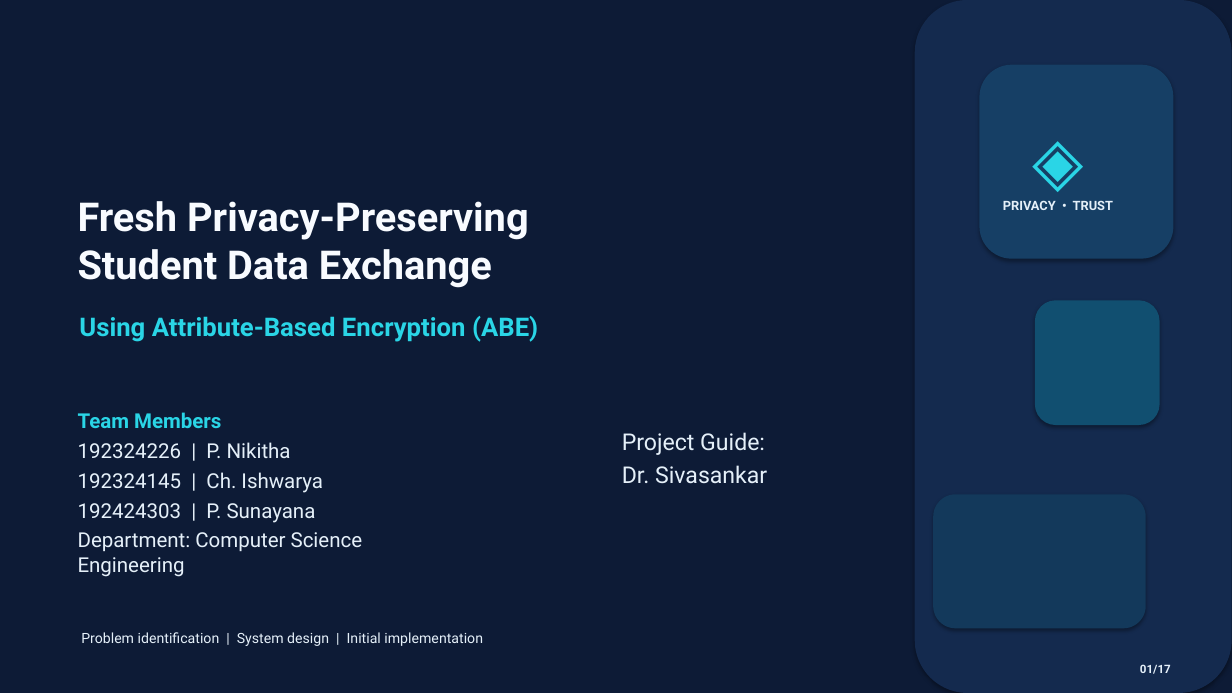
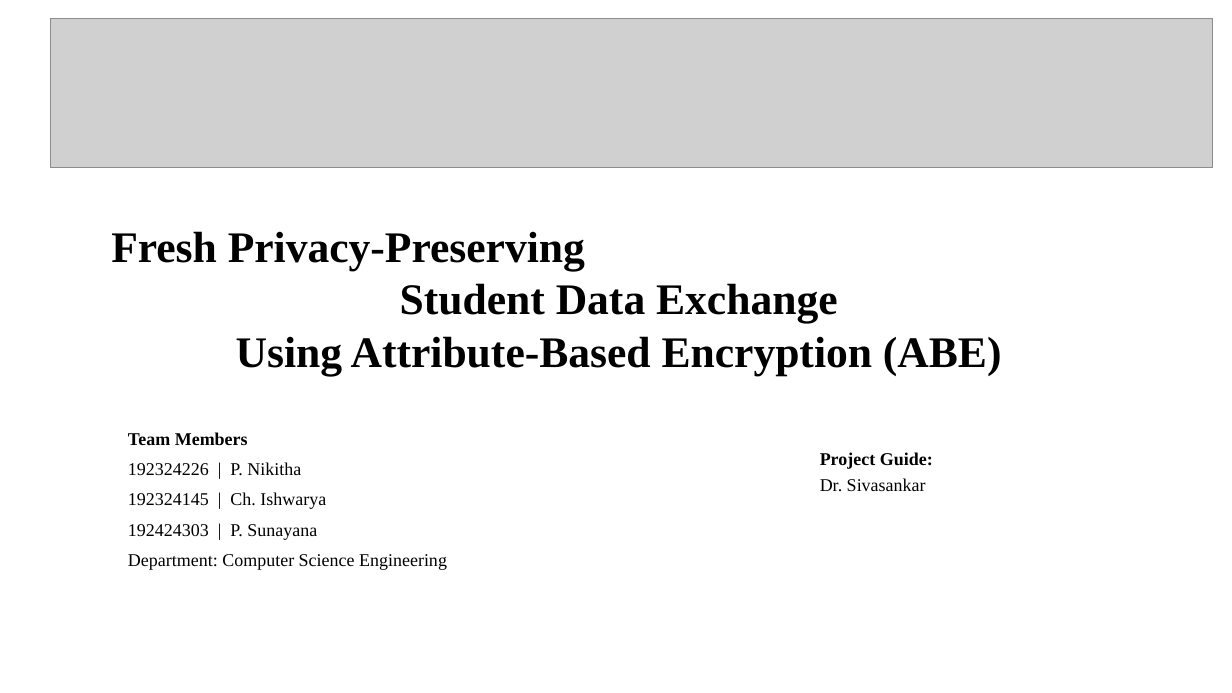
Before and after one commit to ishwarya56/CSA5112-Cryptography, a slide deck: slide 1 of Capstone/CNS PPT Review1.pptx. Drawn at 1232x693 pixels with LibreOffice and Linux fonts; fonts in the diff are those of the drawing; grey boxes stand for pictures. Boxes give left, top, right and bottom in pixels: in the first picture for what was removed or moved away, otherwise in the second. Text is boxed around its words. In the diff, an @@ line names an element or a change of style, - is before the commit and + after.

```diff
--- a/Capstone/CNS PPT Review1.pptx
+++ b/Capstone/CNS PPT Review1.pptx
@@ background #0D1B36 to #FFFFFF @@
@@ picture added at (51,18,1213,167) @@
@@ rounded rectangle removed at (915,0,1232,693) @@
@@ rounded rectangle removed at (980,65,1174,259) @@
@@ text removed at (975,113,1141,187) @@
-◈
@@ text removed at (1003,200,1113,210) @@
-PRIVACY • TRUST
@@ title "Fresh Privacy-Preserving Student Data Exchange ..." at (111,231,1002,375): vertical alignment top to middle @@
@@ title at (111,231,1002,375): text changed; size 31 to 34 pt; font Roboto to Times New Roman; text colour #F8FBFF to #000000 @@
-Fresh Privacy-Preserving
-Student Data Exchange
+Fresh Privacy-Preserving
+Student Data Exchange
+Using Attribute-Based Encryption (ABE)
@@ text removed at (79,316,538,342) @@
-Using Attribute-Based Encryption (ABE)
@@ rounded rectangle removed at (1035,300,1160,425) @@
@@ subtitle "Team Members": place and size @@
-subtitle "Team Members" at (78,412,363,577)
+subtitle "Team Members" at (128,432,447,570)
@@ subtitle "Team Members" at (128,432,447,570): size 16 to 14 pt, font Roboto to Times New Roman; text colour #2AD5E6 to #000000 in "Team Members"; text colour #E5F0F9 to #000000 in "192324226 | P. Nikitha", "192324145 | Ch. Ishwarya", "192424303 | P. Sunayana", "Department: Computer Science Engineering"; more space between paragraphs @@
@@ text "Project Guide:": place and size @@
-text "Project Guide:" at (622,432,767,484)
+text "Project Guide:" at (820,452,933,491)
@@ text "Project Guide:" at (820,452,933,491): size 18 to 14 pt, font Roboto to Times New Roman, text colour #E5F0F9 to #000000; bold on in "Project Guide:" @@
@@ rounded rectangle removed at (933,494,1146,628) @@
@@ text removed at (81,632,483,646) @@
-Problem identification | System design | Initial implementation
@@ text removed at (1140,664,1171,674) @@
-01/17
```
Also in this commit, not shown: 1 slide added, 2 slides removed.
